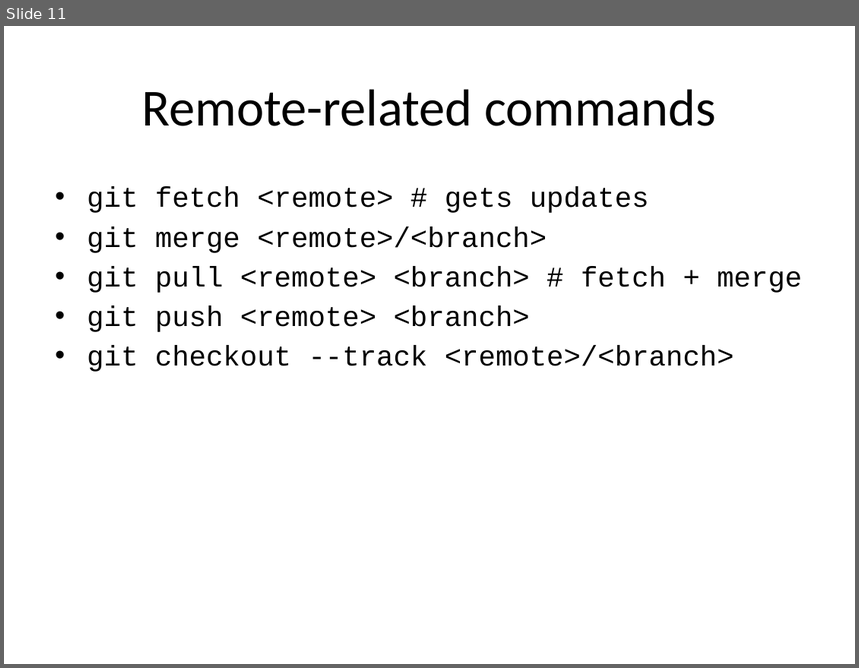
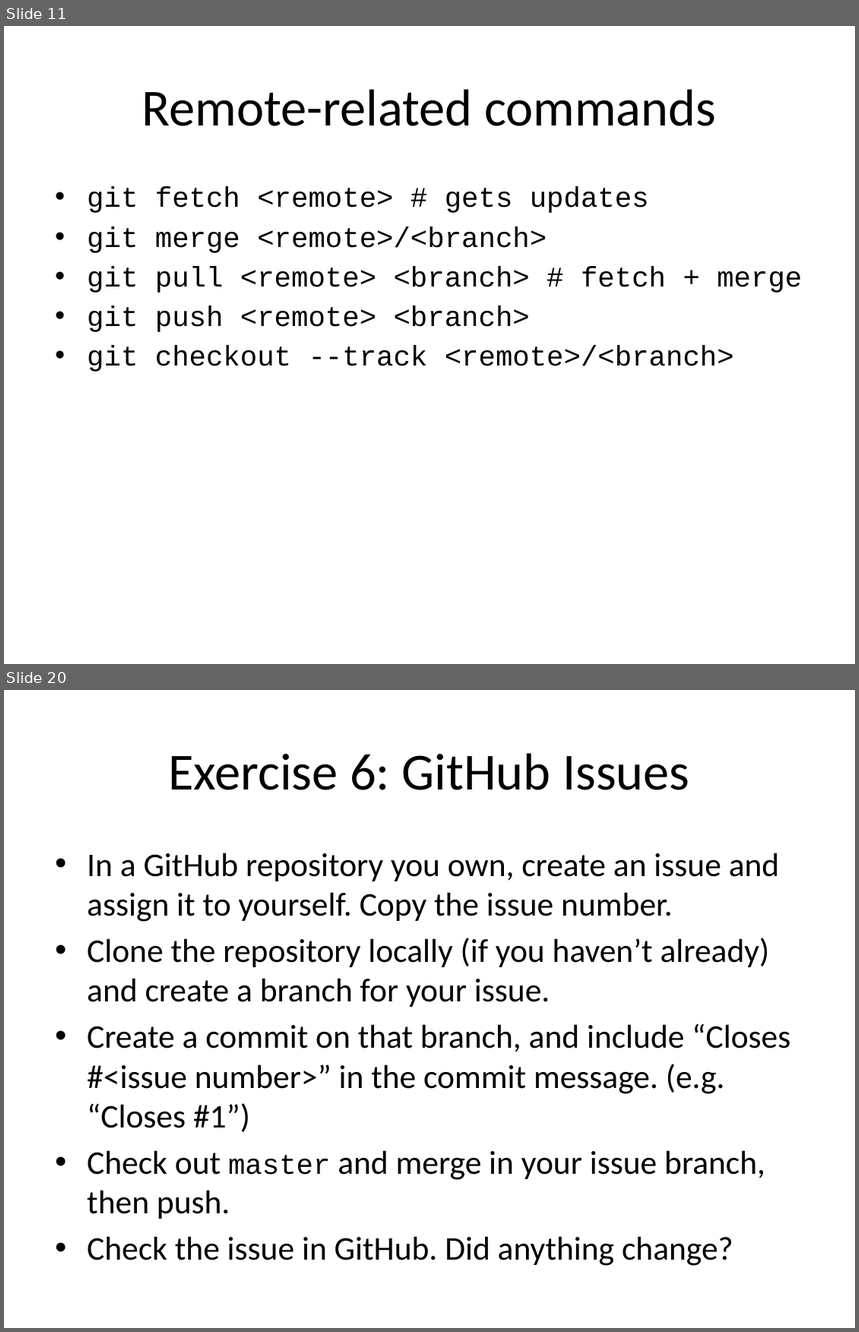
Before and after one commit to nuitrcs/intermediate-git-workshop, a slide deck: Intermediate Git and GitHub.pptx. Shown one above the other, each under a label of ours: slide 11 before the commit, slides 11 and 20 after it; the slides between them are not shown. The pictures are 859x668 and 859x1332 pixels, drawn with LibreOffice and Linux fonts; fonts in the diff are those of the drawing; background and template pictures are left out. Boxes give left, top, right and bottom in pixels: in the first picture for what was removed or moved away, otherwise in the second. Text is boxed around its words. In the diff, an @@ line names an element or a change of style, - is before the commit and + after.

```diff
--- a/Intermediate Git and GitHub.pptx
+++ b/Intermediate Git and GitHub.pptx
@@ slide 20 added at bbox=[4, 690, 855, 1328], background picture (left out) @@
@@ title added at bbox=[168, 753, 690, 790], 44 pt, text #000000 @@
+Exercise 6: GitHub Issues
@@ text added at bbox=[87, 853, 791, 1266], 28 pt, text #000000 @@
+• In a GitHub repository you own, create an issue and assign it to yourself. Copy the issue number.
+• Clone the repository locally (if you haven’t already) and create a branch for your issue.
+• Create a commit on that branch, and include “Closes #<issue number>” in the commit message. (e.g. “Closes #1”)
+• Check out master and merge in your issue branch, then push.
+• Check the issue in GitHub. Did anything change?
@@ page number added at bbox=[614, 1281, 813, 1315], 12 pt, text #FFFFFF @@
+19
```
Also in this commit, not shown: 3 slides changed, 11 other slides added.
